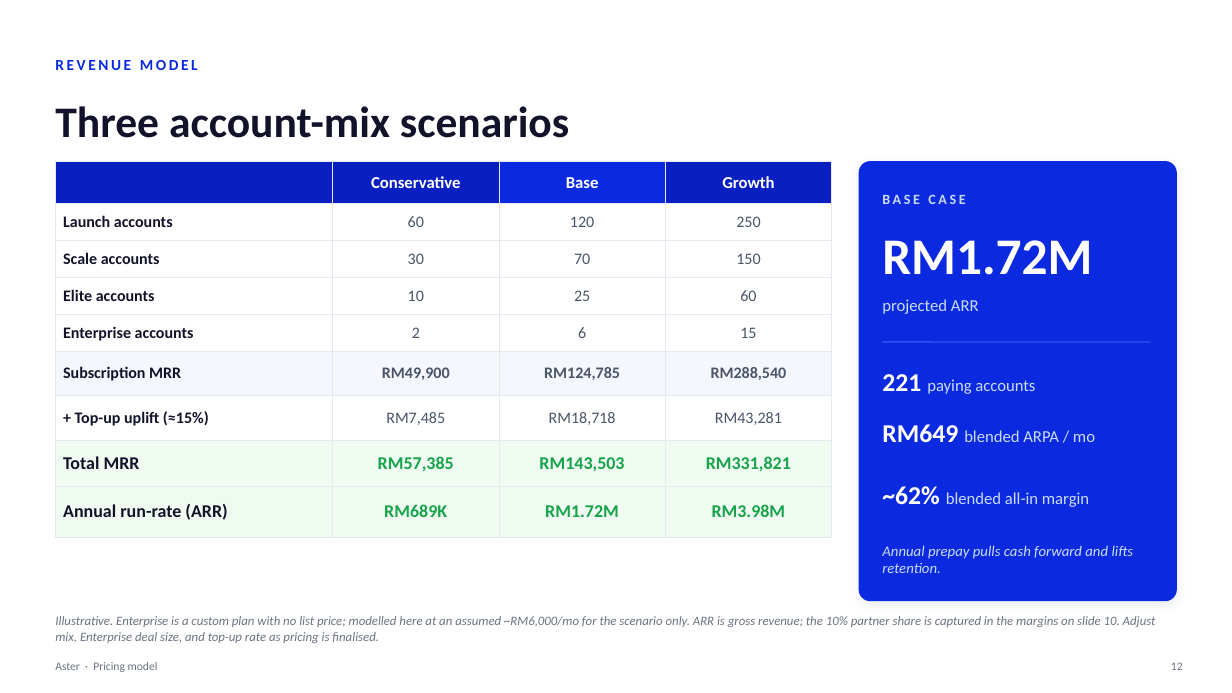
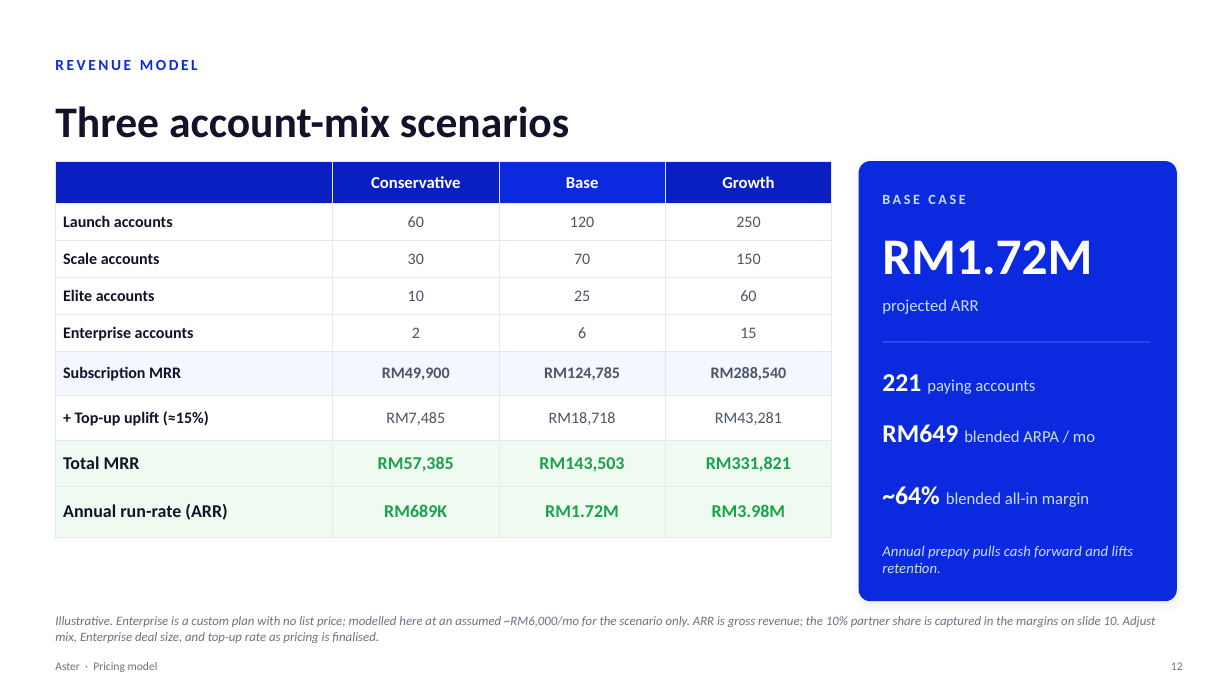
Before and after one commit to shahramly83/aster, a slide deck: slide 12 of docs/aster-pricing.pptx. Drawn at 1232x693 pixels with LibreOffice and Linux fonts; fonts in the diff are those of the drawing. Boxes give left, top, right and bottom in pixels: in the first picture for what was removed or moved away, otherwise in the second. Text is boxed around its words. In the diff, an @@ line names an element or a change of style, - is before the commit and + after.

```diff
--- a/docs/aster-pricing.pptx
+++ b/docs/aster-pricing.pptx
@@ text at [882, 486, 1089, 507]: text changed @@
-~62% blended all-in margin
+~64% blended all-in margin
```
Also in this commit, not shown: 7 other slides changed.
